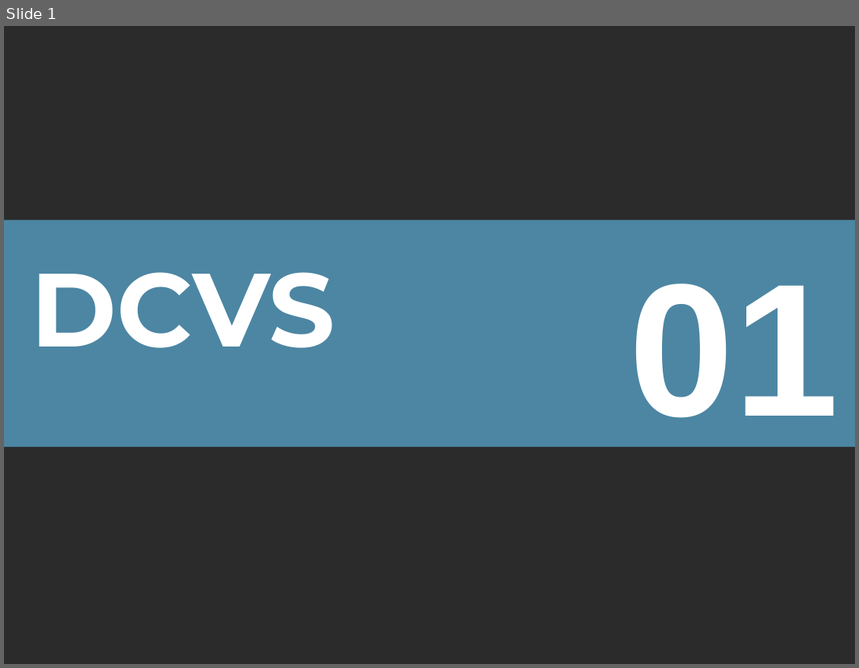
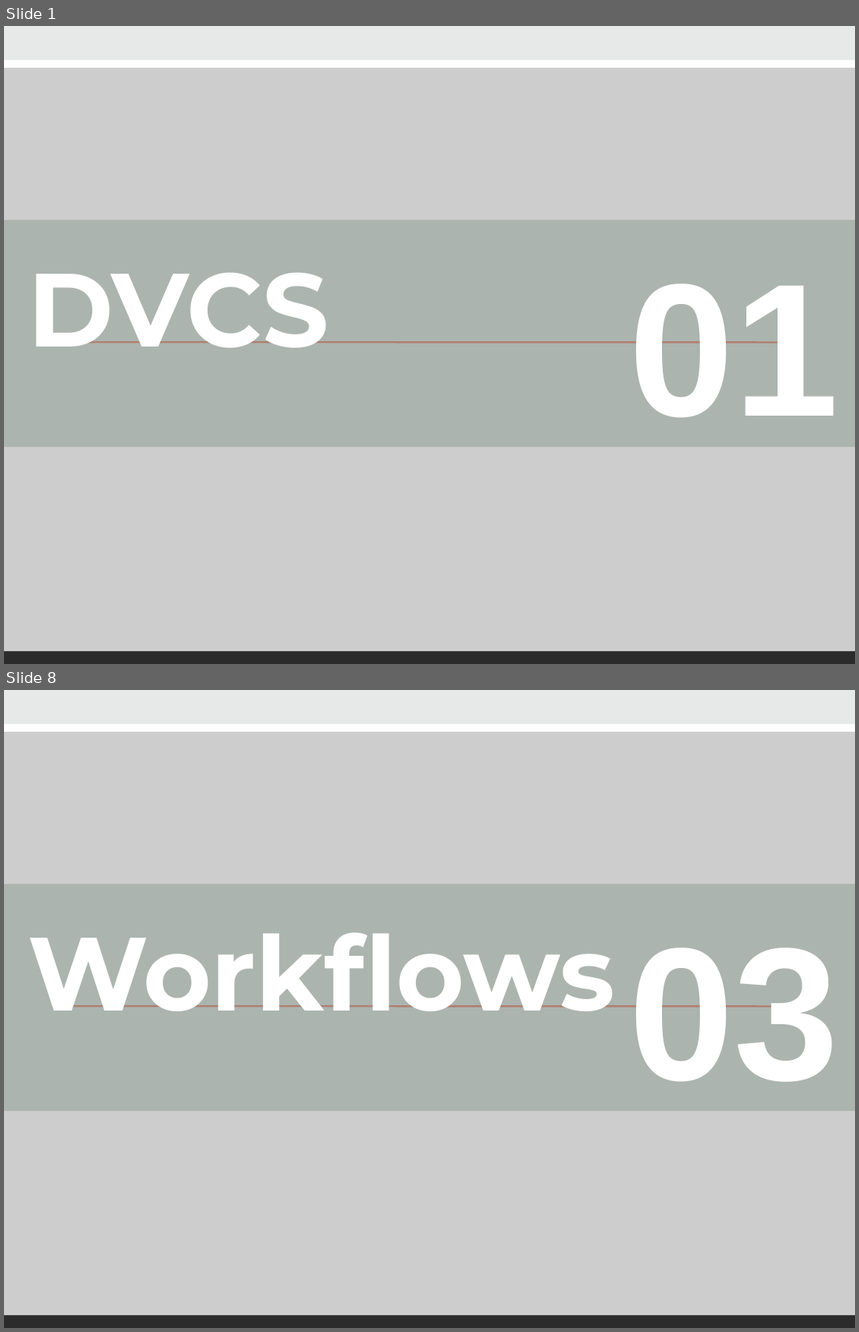
Before and after one commit to calca/ugialtnetconfv5, a slide deck: dcvs.pptx. Shown one above the other, each under a label of ours: slide 1 before the commit, slides 1 and 8 after it; the slides between them are not shown. The pictures are 859x668 and 859x1332 pixels, drawn with LibreOffice and Linux fonts; fonts in the diff are those of the drawing; background and template pictures are left out; a plain dark background stands for a picture behind light text. Boxes give left, top, right and bottom in pixels: in the first picture for what was removed or moved away, otherwise in the second. Text is boxed around its words. In the diff, an @@ line names an element or a change of style, - is before the commit and + after.

```diff
--- a/dcvs.pptx
+++ b/dcvs.pptx
@@ slide 8 added at (4, 690, 855, 1328), background picture (left out); not listed: 4 template elements that a slide beside it also shows @@
@@ rectangle added at (4, 884, 855, 1111), fill #93A299 at 57% opacity @@
@@ text added at (28, 932, 616, 1011), 88 pt, text #FFFFFF, bold @@
+Workflows
@@ text added at (629, 948, 840, 1082), 160 pt, text #FFFFFF, bold @@
+03
@@ slide 1 changed as well @@
@@ rectangle added at (4, 47, 855, 68), fill #FFFFFF @@
@@ rectangle added at (4, 26, 855, 60), fill #93A299 @@
@@ rectangle added at (4, 26, 855, 651), fill #FFFFFF at 77% opacity @@
@@ rectangle at (4, 220, 855, 447): fill #66CCFF at 57% opacity to #93A299 at 57% opacity @@
@@ text at (28, 273, 329, 348): text changed @@
-DCVS
+DVCS
@@ line added from (68, 343) to (798, 343), #D2533C 1.5 pt @@
```
Also in this commit, not shown: 21 other slides added, 1 slide removed, 2 other files.
